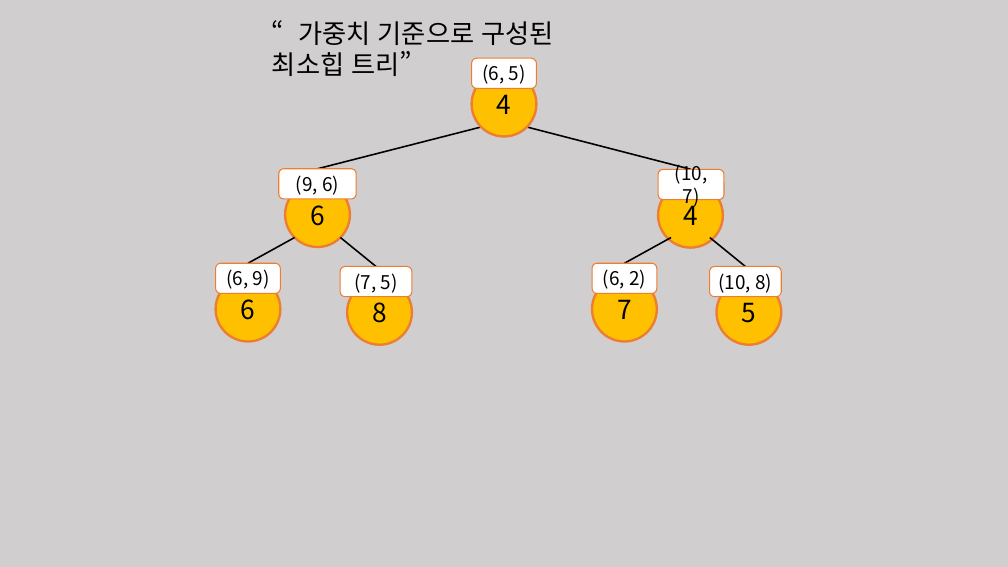
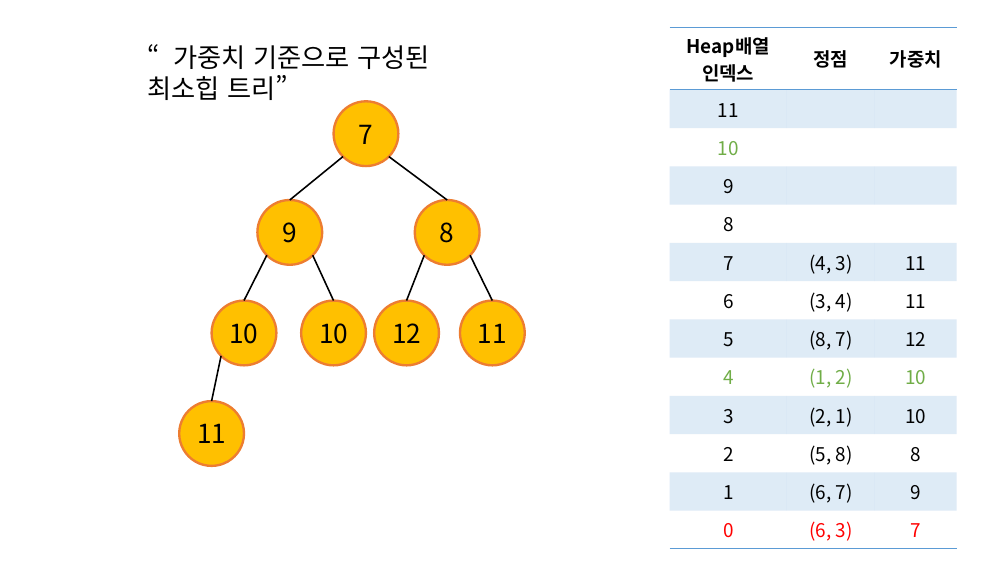
Before and after one commit to comedu20/graph_algorithm, a slide deck: slide 25 of 예제 5_6번/프리젠테이션3.pptx (slide 17 before the commit). Drawn at 1008x567 pixels with LibreOffice and Linux fonts; fonts in the diff are those of the drawing. Boxes give left, top, right and bottom in pixels: in the first picture for what was removed or moved away, otherwise in the second. Text is boxed around its words. In the diff, an @@ line names an element or a change of style, - is before the commit and + after.

```diff
--- a/예제 5_6번/프리젠테이션3.pptx
+++ b/예제 5_6번/프리젠테이션3.pptx
@@ background #D0CECE to #FFFFFF @@
@@ table added at box(670, 27, 957, 545), 13 rows, 3 columns @@
+Heap배열 / 인덱스 | 정점 | 가중치
+11 |  | 
+10 |  | 
+9 |  | 
+8 |  | 
+7 | (4, 3) | 11
+6 | (3, 4) | 11
+5 | (8, 7) | 12
+4 | (1, 2) | 10
+3 | (2, 1) | 10
+2 | (5, 8) | 8
+1 | (6, 7) | 9
+0 | (6, 3) | 7
@@ text "“가중치 기준으로 구성된 최소힙 트리”": place and size @@
-text "“가중치 기준으로 구성된 최소힙 트리”" at box(272, 21, 554, 76)
+text "“가중치 기준으로 구성된 최소힙 트리”" at box(147, 45, 429, 100)
@@ rounded rectangle removed at box(472, 58, 537, 88) @@
-(6, 5)
@@ ellipse removed at box(472, 72, 537, 137) @@
-4
@@ ellipse "7": place and size @@
-ellipse "7" at box(592, 277, 657, 342)
+ellipse "7" at box(333, 101, 399, 166)
@@ line removed from (527, 127) to (691, 169) @@
@@ rounded rectangle removed at box(279, 169, 356, 199) @@
-(9, 6)
@@ line added from (343, 157) to (290, 200), #000000 1.5 pt @@
@@ line moved from (481, 127) - (318, 169) to (389, 157) - (448, 200) @@
@@ rounded rectangle removed at box(658, 169, 724, 200) @@
-(10, 7)
@@ ellipse added at box(257, 200, 322, 265), fill #FFC000, outline #ED7D31 2.25 pt, 25 pt, text #000000 @@
+9
@@ ellipse removed at box(285, 182, 350, 247) @@
-6
@@ ellipse "8": place and size @@
-ellipse "8" at box(347, 280, 412, 345)
+ellipse "8" at box(415, 200, 480, 265)
@@ ellipse removed at box(658, 183, 723, 248) @@
-4
@@ line removed from (671, 237) to (625, 263) @@
@@ line removed from (710, 237) to (746, 267) @@
@@ rounded rectangle removed at box(216, 263, 281, 293) @@
-(6, 9)
@@ line moved from (295, 237) - (248, 263) to (267, 256) - (244, 301) @@
@@ line moved from (340, 237) - (376, 267) to (313, 256) - (333, 301) @@
@@ rounded rectangle removed at box(340, 267, 412, 297) @@
-(7, 5)
@@ line added from (424, 256) to (407, 301), #000000 1.5 pt @@
@@ line added from (470, 256) to (492, 301), #000000 1.5 pt @@
@@ rounded rectangle removed at box(592, 263, 657, 293) @@
-(6, 2)
@@ rounded rectangle removed at box(710, 267, 782, 297) @@
-(10, 8)
@@ ellipse removed at box(216, 277, 281, 342) @@
-6
@@ ellipse removed at box(717, 280, 782, 345) @@
-5
@@ ellipse added at box(212, 301, 277, 366), fill #FFC000, outline #ED7D31 2.25 pt, 25 pt, text #000000 @@
+10
@@ ellipse added at box(301, 301, 366, 366), fill #FFC000, outline #ED7D31 2.25 pt, 25 pt, text #000000 @@
+10
@@ ellipse added at box(374, 301, 439, 366), fill #FFC000, outline #ED7D31 2.25 pt, 25 pt, text #000000 @@
+12
@@ ellipse added at box(460, 301, 525, 366), fill #FFC000, outline #ED7D31 2.25 pt, 25 pt, text #000000 @@
+11
@@ line added from (221, 356) to (212, 402), #000000 1.5 pt @@
@@ ellipse added at box(179, 402, 244, 467), fill #FFC000, outline #ED7D31 2.25 pt, 25 pt, text #000000 @@
+11
```
Also in this commit, not shown: 22 other slides changed, 5 slides added, 1 slide removed, 41 other files.
